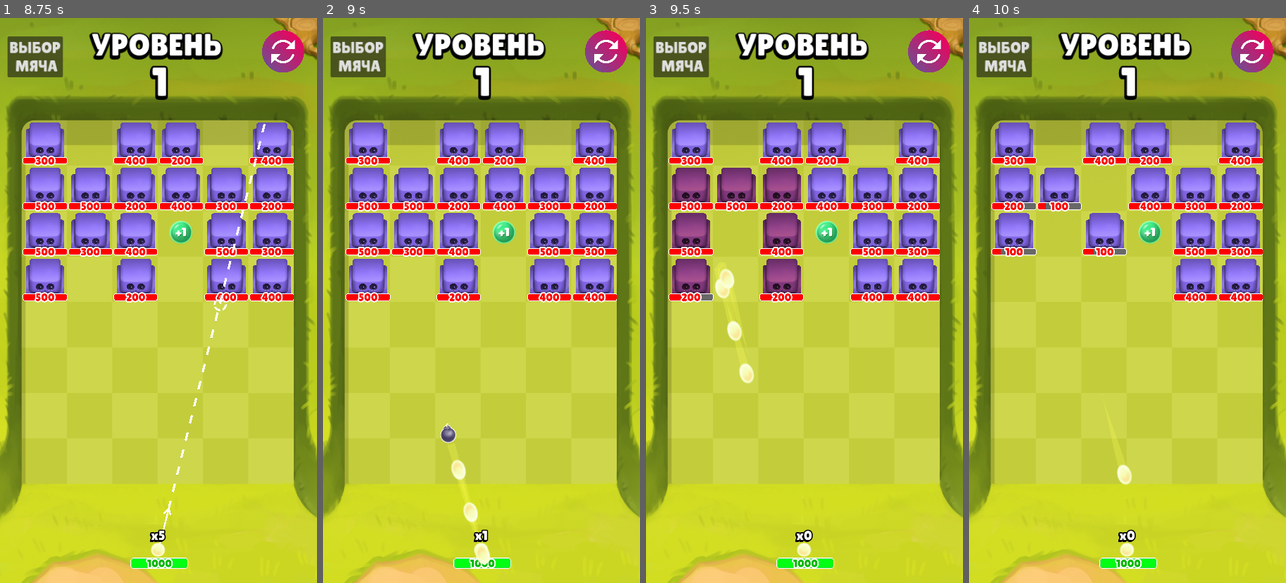
Above: before the commit, frames 1-4 (left to right).
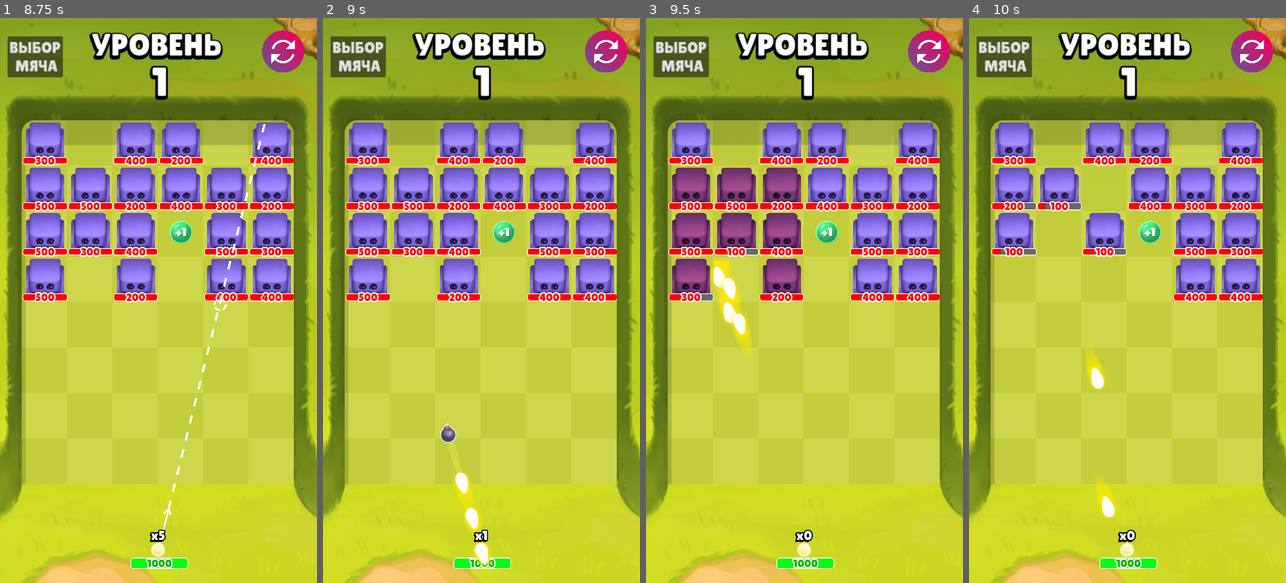
Above: after the commit, the same moments.

Repository: Jooky4/Punball
Game: Godot game, scene res://Scenes/UI/menu.tscn
Two runs of this game, one before a commit and one after it. Both use one fixed random seed, a clock stepped at 60 frames per second and the inputs below.
Inputs (mouse positions are in pixels of both pictures, inside the frame that each line leads up to):
- Up to frame 1 (8.75 s): click "START" at 0.5 s; click (282, 51) at 1.25 s; click (282, 51) at 2 s; click (282, 51) at 2.75 s; click "ВЫБОР МЯЧА" at 3.5 s; click "ОБЫЧНЫЙ" at 4.25 s; click "ВЫБОР МЯЧА" at 5 s; click "РАССЫПАЮЩИЙСЯ" at 5.75 s; click "ВЫБОР МЯЧА" at 6.5 s; click "БОМБА" at 7.25 s; tap Enter at 8 s; move the mouse to (228, 272) at 8.02 s; press the mouse at (228, 272) at 8.03 s
- Up to frame 2 (9 s): move the mouse to (418, 328) at 8.77 s; release the mouse at (418, 328) at 8.78 s; click (418, 328) at 8.85 s
- Up to frame 3 (9.5 s): no input
- Up to frame 4 (10 s): move the mouse to (1159, 176) at 9.52 s; press the mouse at (1159, 176) at 9.53 s

Frame 1 is identical in both runs. In frame 2, 0.7% of the frame differs, in the area x 40-54%, y 78-98%; in frame 3, 2.0%, in the area x 10-36%, y 34-65%; in frame 4, 0.6%.

Commit message:
Настройка обычного мяча

Diff:
--- a/Scenes/Balls/Defalt ball/defalt_ball.gd
+++ b/Scenes/Balls/Defalt ball/defalt_ball.gd
@@ -4,16 +4,16 @@
 @onready var line_trail : Line2D = $Line2D
 
 @export var damage_ball = 100
-var speed : int = 1500
+var speed : int = 1250
 var direction_bullet : Vector2
-var max_lenght_line = 8
+var max_lenght_line = 6
 
 func _ready():
 	velocity = Vector2(speed, speed)
 	sprite.rotation_degrees = 90 + rad_to_deg(sprite.position.angle_to_point(direction_bullet * 10000))
 
 func _physics_process(delta) -> void:
-	line_trail.add_point(self.global_position)
+	line_trail.add_point(self.global_position + (direction_bullet * 10))
 	if line_trail.points.size() > max_lenght_line:
 		line_trail.remove_point(0)
 
--- a/Scenes/Balls/Defalt ball/defalt_ball.tscn
+++ b/Scenes/Balls/Defalt ball/defalt_ball.tscn
@@ -1,14 +1,19 @@
-[gd_scene load_steps=5 format=3 uid="uid://oclkolfhemxg"]
+[gd_scene load_steps=7 format=3 uid="uid://oclkolfhemxg"]
 
 [ext_resource type="Script" path="res://Scenes/Balls/Defalt ball/defalt_ball.gd" id="1_ycsa2"]
-[ext_resource type="Texture2D" uid="uid://bccybr0vgw8f2" path="res://Texture/Balls/3).png" id="2_2a2hq"]
+[ext_resource type="Texture2D" uid="uid://dl3oexxftwi03" path="res://Texture/Balls/usual.png" id="2_kdh35"]
+[ext_resource type="Texture2D" uid="uid://b42vu471uqbyb" path="res://Texture/Balls/usual_trail.png" id="3_72kjp"]
 
 [sub_resource type="CircleShape2D" id="CircleShape2D_l7c6x"]
 radius = 16.0312
 
 [sub_resource type="Curve" id="Curve_dionf"]
-_data = [Vector2(0, 0), 0.0, 0.0, 0, 0, Vector2(1, 1), 0.0, 0.0, 0, 0]
+_data = [Vector2(0, 0), 0.0, 1.4, 0, 0, Vector2(1, 1), 0.0, 0.0, 0, 0]
 point_count = 2
+
+[sub_resource type="Gradient" id="Gradient_iwwbw"]
+offsets = PackedFloat32Array(0.174528, 0.962264, 1)
+colors = PackedColorArray(1, 1, 1, 0, 1, 1, 1, 1, 1, 1, 1, 0)
 
 [node name="defalt_ball" type="CharacterBody2D"]
 z_index = -1
@@ -23,15 +28,17 @@
 
 [node name="Sprite2D" type="Sprite2D" parent="CollisionShape2D"]
 z_index = 2
-position = Vector2(0, 10)
-scale = Vector2(1, 1.47028)
-texture = ExtResource("2_2a2hq")
+position = Vector2(0, 9)
+scale = Vector2(0.4, 0.4)
+texture = ExtResource("2_kdh35")
 offset = Vector2(1, 0)
 flip_v = true
 
 [node name="Line2D" type="Line2D" parent="."]
 show_behind_parent = true
 top_level = true
-width = 18.0
+width = 43.0
 width_curve = SubResource("Curve_dionf")
-default_color = Color(1, 1, 0.333333, 0.25098)
+gradient = SubResource("Gradient_iwwbw")
+texture = ExtResource("3_72kjp")
+texture_mode = 2
Binary file added: Texture/Balls/usual.png
Not shown, added: Texture/Balls/usual.png.import
Binary file added: Texture/Balls/usual_trail.png
Not shown, added: Texture/Balls/usual_trail.png.import
